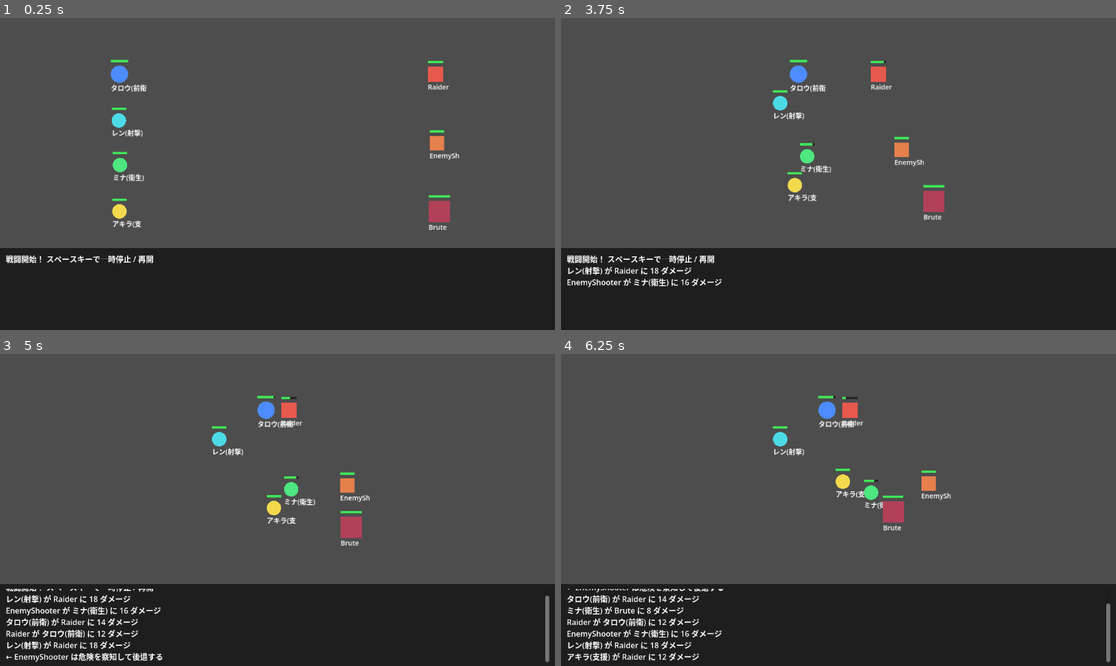
Above: before the commit, frames 1-4 (two rows, left to right).
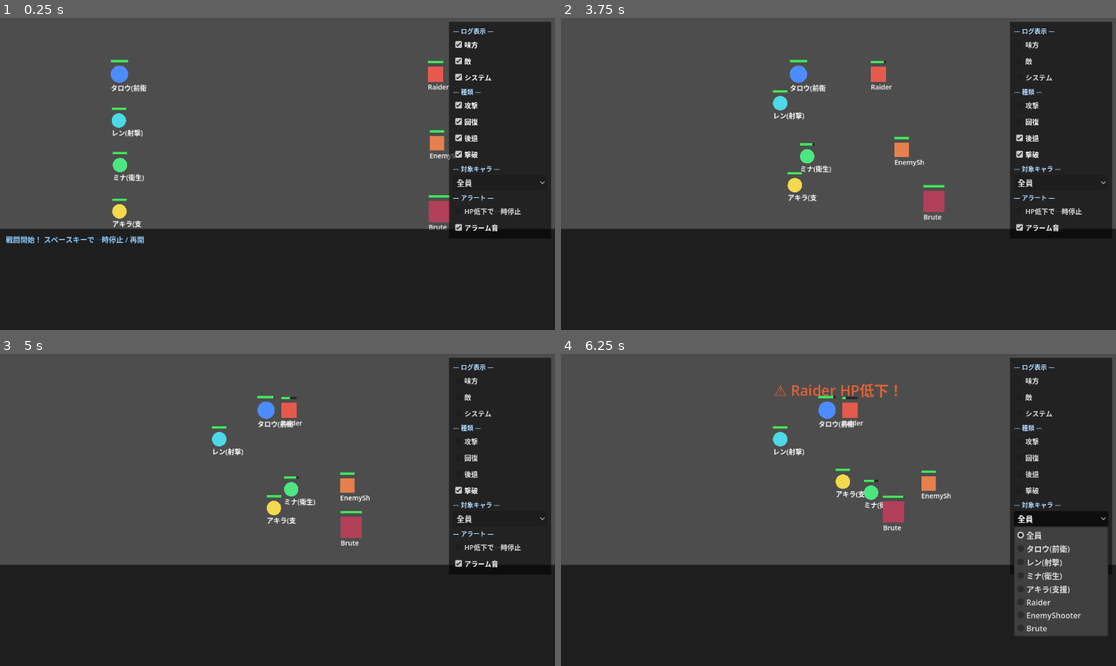
Above: after the commit, the same moments.

Repository: GGF1sh/AutoRTS-Project
Game: Godot game, scene res://Main.tscn
Two runs of this game, one before a commit and one after it. Both use one fixed random seed, a clock stepped at 60 frames per second and the inputs below.
Inputs (mouse positions are in pixels of both pictures, inside the frame that each line leads up to):
- Up to frame 1 (0.25 s): no input
- Up to frame 2 (3.75 s): click (1060, 42) at 0.5 s, where only the run after the commit has a clickable "味方"; click (1060, 61) at 1.25 s, where only the run after the commit has a clickable "敵"; click (1060, 77) at 2 s, where only the run after the commit has a clickable "システム"; click (1060, 105) at 2.75 s, where only the run after the commit has a clickable "攻撃"; click (1060, 120) at 3.5 s, where only the run after the commit has a clickable "回復"
- Up to frame 3 (5 s): click (499, 472) at 4.25 s, where only the run after the commit has a clickable "後退"
- Up to frame 4 (6.25 s): click (1060, 491) at 5 s, where only the run after the commit has a clickable "撃破"; click (1060, 519) at 5.75 s, where only the run after the commit has a clickable "全員"

The runs differ from the first frame. In frame 1, 19% of the frame differs, in the area x 0-100%, y 1-79%; in frame 2, 19%; in frame 3, 20%; in frame 4, 20%, in the area x 0-100%, y 1-99%.

Commit message:
v0.7.0: 戦闘ログ強化＆アラート機能
- ログの色分け（LOG_COLORS で編集可）、BBCode表示
- ログ表示フィルタ: 味方/敵/システム・攻撃/回復/後退/撃破・対象キャラ抜粋
- HP低下アラート: 画面警告・ビープ音（AudioStreamWAVをコード合成）・自動一時停止
- Unit.gd: team_name() とログ category/faction 付与、_check_low_hp() 通知
- docs: Phase7_LogAlert.md 追加、VERSION_HISTORY/Claudeログ更新

Diff:
--- a/Main.gd
+++ b/Main.gd
@@ -5,29 +5,64 @@
 # 戦闘全体の管理役。
 #   - 味方4体・敵3体を生成して配置する
 #   - スペースキーで一時停止 / 再開（独自フラグ方式）
-#   - 画面下に戦闘ログを表示する
+#   - 戦闘ログ（色分け・フィルタ付き）を表示する
+#   - HP低下アラート（警告表示・ビープ音・自動一時停止）
 #   - 全滅したら勝敗を表示する
 # ============================================================
 
 # 一時停止フラグ。各 Unit はこれを見て動きを止める。
 var is_paused: bool = false
 
-const MAX_LOG_LINES: int = 8
-var _log_lines: Array[String] = []
+# --- HP低下アラート設定 ---
+var low_hp_threshold: float = 0.3   # この割合を下回ると警告
+var alarm_on: bool = true           # ビープ音を鳴らすか
+var auto_pause_on_alert: bool = false  # 警告時に自動で一時停止するか
+
+# ------------------------------------------------------------
+# ★ログの色設定★ ここを書き換えれば色を自由に変えられます
+# ------------------------------------------------------------
+var LOG_COLORS: Dictionary = {
+	"attack":  Color(0.85, 0.85, 0.85),  # 攻撃 = 薄いグレー
+	"heal":    Color(0.40, 0.95, 0.55),  # 回復 = 緑
+	"retreat": Color(0.95, 0.85, 0.35),  # 後退 = 黄
+	"death":   Color(0.95, 0.45, 0.45),  # 撃破 = 赤
+	"warn":    Color(1.00, 0.55, 0.15),  # 警告 = オレンジ
+	"system":  Color(0.55, 0.80, 1.00),  # システム = 水色
+}
+
+const MAX_LOG_LINES: int = 12
+const MAX_LOG_HISTORY: int = 300
+
+# ログ1件 = { "text": String, "category": String, "faction": String }
+var _log_entries: Array = []
+
+# --- フィルタ状態 ---
+var _show_faction: Dictionary = { "ally": true, "enemy": true, "system": true }
+var _show_category: Dictionary = {
+	"attack": true, "heal": true, "retreat": true, "death": true, "system": true,
+}
+var _filter_target: String = ""  # 空 = 全員
+
 var _battle_over: bool = false
 
-# UI（_build_ui で生成）
+# UI
 var _units_node: Node2D
 var _log_label: RichTextLabel
 var _pause_label: Label
+var _alert_label: Label
 var _result_label: Label
+var _target_option: OptionButton
+
+# 音
+var _beep_player: AudioStreamPlayer
 
 
 func _ready() -> void:
 	add_to_group("main")
+	_setup_audio()
 	_build_ui()
 	_spawn_units()
-	log_message("戦闘開始！ スペースキーで一時停止 / 再開")
+	log_message("戦闘開始！ スペースキーで一時停止 / 再開", "system", "system")
 
 
 # スペースキーで一時停止トグル
@@ -40,7 +75,7 @@
 func _toggle_pause() -> void:
 	is_paused = not is_paused
 	_pause_label.visible = is_paused
-	log_message("―― 一時停止 ――" if is_paused else "―― 再開 ――")
+	log_message("―― 一時停止 ――" if is_paused else "―― 再開 ――", "system", "system")
 
 
 func _process(_delta: float) -> void:
@@ -66,18 +101,104 @@
 	_battle_over = true
 	_result_label.text = text
 	_result_label.visible = true
-	log_message("=== %s ===" % text)
-
-
-# ============================================================
-# 戦闘ログ（最新 MAX_LOG_LINES 行を画面下に表示）
-# ============================================================
-func log_message(text: String) -> void:
-	_log_lines.append(text)
-	if _log_lines.size() > MAX_LOG_LINES:
-		_log_lines.pop_front()
-	if _log_label:
-		_log_label.text = "\n".join(_log_lines)
+	log_message("=== %s ===" % text, "system", "system")
+
+
+# ============================================================
+# HP低下アラート（Unit.take_damage から呼ばれる）
+# ============================================================
+func on_low_hp(unit: Unit) -> void:
+	var pct: int = int(round(low_hp_threshold * 100.0))
+	log_message("⚠ %s のHPが%d%%を下回った" % [unit.unit_name, pct], "warn", unit.team_name())
+	_flash_alert(unit.unit_name)
+	if alarm_on:
+		_play_beep()
+	if auto_pause_on_alert and not is_paused:
+		_toggle_pause()
+
+
+func _flash_alert(unit_name: String) -> void:
+	_alert_label.text = "⚠ %s HP低下！" % unit_name
+	_alert_label.modulate.a = 1.0
+	_alert_label.visible = true
+	var tw: Tween = create_tween()
+	tw.tween_property(_alert_label, "modulate:a", 0.0, 1.8)
+	tw.tween_callback(func() -> void: _alert_label.visible = false)
+
+
+func _play_beep() -> void:
+	if _beep_player:
+		_beep_player.play()
+
+
+# ============================================================
+# 戦闘ログ
+# ============================================================
+# category: attack / heal / retreat / death / warn / system
+# faction : ally / enemy / system
+func log_message(text: String, category: String = "system", faction: String = "system") -> void:
+	_log_entries.append({ "text": text, "category": category, "faction": faction })
+	if _log_entries.size() > MAX_LOG_HISTORY:
+		_log_entries.pop_front()
+	_refresh_log()
+
+
+func _refresh_log() -> void:
+	if _log_label == null:
+		return
+	var lines: Array[String] = []
+	for e in _log_entries:
+		if not _passes_filter(e):
+			continue
+		var col: Color = LOG_COLORS.get(e["category"], Color.WHITE)
+		lines.append("[color=#%s]%s[/color]" % [col.to_html(false), e["text"]])
+	if lines.size() > MAX_LOG_LINES:
+		lines = lines.slice(lines.size() - MAX_LOG_LINES)
+	_log_label.text = "\n".join(lines)
+
+
+func _passes_filter(entry: Dictionary) -> bool:
+	# 対象キャラ抜粋
+	if _filter_target != "" and not entry["text"].contains(_filter_target):
+		return false
+	# 陣営フィルタ
+	if not _show_faction.get(entry["faction"], true):
+		return false
+	# 種類フィルタ（warn は「システム」に含めて扱う）
+	var key: String = entry["category"]
+	if key == "warn":
+		key = "system"
+	if not _show_category.get(key, true):
+		return false
+	return true
+
+
+# ============================================================
+# 音（外部ファイル不要。短いビープをコードで合成）
+# ============================================================
+func _setup_audio() -> void:
+	_beep_player = AudioStreamPlayer.new()
+	_beep_player.stream = _make_beep(880.0, 0.18, 0.5)
+	add_child(_beep_player)
+
+
+func _make_beep(freq: float, secs: float, volume: float) -> AudioStreamWAV:
+	var rate: int = 22050
+	var count: int = int(rate * secs)
+	var data: PackedByteArray = PackedByteArray()
+	data.resize(count * 2)  # 16bit モノラル
+	for i in count:
+		var t: float = float(i) / float(rate)
+		var env: float = 1.0 - (float(i) / float(count))  # だんだん小さく
+		var s: float = sin(TAU * freq * t) * volume * env
+		var v: int = int(clamp(s, -1.0, 1.0) * 32767.0)
+		data.encode_s16(i * 2, v)
+	var wav: AudioStreamWAV = AudioStreamWAV.new()
+	wav.format = AudioStreamWAV.FORMAT_16_BITS
+	wav.mix_rate = rate
+	wav.stereo = false
+	wav.data = data
+	return wav
 
 
 # ============================================================
@@ -166,9 +287,13 @@
 
 		_units_node.add_child(u)
 
-
-# ============================================================
-# UI（コードで生成。シーンを手で組まなくても動く）
+		# フィルタの「対象キャラ」候補に追加
+		if _target_option:
+			_target_option.add_item(u.unit_name)
+
+
+# ============================================================
+# UI（コードで生成）
 # ============================================================
 func _build_ui() -> void:
 	var layer: CanvasLayer = CanvasLayer.new()
@@ -178,23 +303,26 @@
 	var log_bg: ColorRect = ColorRect.new()
 	log_bg.color = Color(0.0, 0.0, 0.0, 0.6)
 	log_bg.set_anchors_preset(Control.PRESET_BOTTOM_WIDE)
-	log_bg.offset_top = -170.0
+	log_bg.offset_top = -210.0
 	log_bg.offset_bottom = 0.0
 	log_bg.mouse_filter = Control.MOUSE_FILTER_IGNORE
 	layer.add_child(log_bg)
 
-	# 戦闘ログ本体
+	# 戦闘ログ本体（色分けのため BBCode を有効化）
 	_log_label = RichTextLabel.new()
+	_log_label.bbcode_enabled = true
+	_log_label.scroll_following = true
 	_log_label.set_anchors_preset(Control.PRESET_BOTTOM_WIDE)
-	_log_label.offset_top = -160.0
+	_log_label.offset_top = -200.0
 	_log_label.offset_bottom = -8.0
 	_log_label.offset_left = 12.0
 	_log_label.offset_right = -12.0
-	_log_label.scroll_following = true
-	_log_label.add_theme_font_size_override("normal_font_size", 16)
+	_log_label.add_theme_font_size_override("normal_font_size", 15)
 	layer.add_child(_log_label)
 
-	# 「PAUSED」表示（一時停止中だけ表示）
+	_build_filter_panel(layer)
+
+	# 「PAUSED」表示
 	_pause_label = Label.new()
 	_pause_label.text = "● PAUSED （スペースで再開）"
 	_pause_label.set_anchors_preset(Control.PRESET_TOP_WIDE)
@@ -206,7 +334,18 @@
 	_pause_label.visible = false
 	layer.add_child(_pause_label)
 
-	# 勝敗の結果表示（最後だけ表示）
+	# HP低下アラート表示（一瞬光って消える）
+	_alert_label = Label.new()
+	_alert_label.set_anchors_preset(Control.PRESET_TOP_WIDE)
+	_alert_label.offset_top = 52.0
+	_alert_label.offset_bottom = 92.0
+	_alert_label.horizontal_alignment = HORIZONTAL_ALIGNMENT_CENTER
+	_alert_label.add_theme_font_size_override("font_size", 30)
+	_alert_label.add_theme_color_override("font_color", Color(1.0, 0.4, 0.2))
+	_alert_label.visible = false
+	layer.add_child(_alert_label)
+
+	# 勝敗の結果表示
 	_result_label = Label.new()
 	_result_label.set_anchors_preset(Control.PRESET_FULL_RECT)
 	_result_label.horizontal_alignment = HORIZONTAL_ALIGNMENT_CENTER
@@ -215,3 +354,89 @@
 	_result_label.add_theme_color_override("font_color", Color(1.0, 1.0, 1.0))
 	_result_label.visible = false
 	layer.add_child(_result_label)
+
+
+# 右上のログ表示切替パネル
+func _build_filter_panel(layer: CanvasLayer) -> void:
+	var panel: PanelContainer = PanelContainer.new()
+	panel.set_anchors_preset(Control.PRESET_TOP_RIGHT)
+	panel.offset_left = -220.0
+	panel.offset_right = -8.0
+	panel.offset_top = 8.0
+	panel.offset_bottom = 430.0
+
+	var sb: StyleBoxFlat = StyleBoxFlat.new()
+	sb.bg_color = Color(0.0, 0.0, 0.0, 0.55)
+	sb.set_content_margin_all(8.0)
+	panel.add_theme_stylebox_override("panel", sb)
+	layer.add_child(panel)
+
+	var box: VBoxContainer = VBoxContainer.new()
+	panel.add_child(box)
+
+	box.add_child(_make_header("― ログ表示 ―"))
+	box.add_child(_make_check("味方", true, _on_faction_toggled.bind("ally")))
+	box.add_child(_make_check("敵", true, _on_faction_toggled.bind("enemy")))
+	box.add_child(_make_check("システム", true, _on_faction_toggled.bind("system")))
+
+	box.add_child(_make_header("― 種類 ―"))
+	box.add_child(_make_check("攻撃", true, _on_category_toggled.bind("attack")))
+	box.add_child(_make_check("回復", true, _on_category_toggled.bind("heal")))
+	box.add_child(_make_check("後退", true, _on_category_toggled.bind("retreat")))
+	box.add_child(_make_check("撃破", true, _on_category_toggled.bind("death")))
+
+	box.add_child(_make_header("― 対象キャラ ―"))
+	_target_option = OptionButton.new()
+	_target_option.focus_mode = Control.FOCUS_NONE
+	_target_option.add_item("全員")  # index 0
+	_target_option.item_selected.connect(_on_target_selected)
+	box.add_child(_target_option)
+
+	box.add_child(_make_header("― アラート ―"))
+	box.add_child(_make_check("HP低下で一時停止", false, _on_autopause_toggled))
+	box.add_child(_make_check("アラーム音", true, _on_alarm_toggled))
+
+
+# CheckBox から呼ばれるハンドラ群（bind で陣営/種類のキーを渡す）
+func _on_faction_toggled(pressed: bool, key: String) -> void:
+	_show_faction[key] = pressed
+	_refresh_log()
+
+
+func _on_category_toggled(pressed: bool, key: String) -> void:
+	_show_category[key] = pressed
+	_refresh_log()
+
+
+func _on_autopause_toggled(pressed: bool) -> void:
+	auto_pause_on_alert = pressed
+
+
+func _on_alarm_toggled(pressed: bool) -> void:
+	alarm_on = pressed
+
+
+func _make_header(text: String) -> Label:
+	var l: Label = Label.new()
+	l.text = text
+	l.add_theme_font_size_override("font_size", 13)
+	l.add_theme_color_override("font_color", Color(0.7, 0.85, 1.0))
+	return l
+
+
+func _make_check(text: String, pressed: bool, callback: Callable) -> CheckBox:
+	var c: CheckBox = CheckBox.new()
+	c.text = text
+	c.button_pressed = pressed
+	c.focus_mode = Control.FOCUS_NONE  # スペースキーを奪わせない
+	c.add_theme_font_size_override("font_size", 14)
+	c.toggled.connect(callback)
+	return c
+
+
+func _on_target_selected(index: int) -> void:
+	if index == 0:
+		_filter_target = ""
+	else:
+		_filter_target = _target_option.get_item_text(index)
+	_refresh_log()
--- a/Unit.gd
+++ b/Unit.gd
@@ -36,7 +36,13 @@
 var _cooldown_timer: float = 0.0  # 0 以下なら攻撃／回復可能
 var _dead: bool = false
 var _last_action: String = ""     # 直前の行動ラベル（ログの重複防止）
+var _low_hp_warned: bool = false  # HP低下アラートを既に出したか
 var battle: Node = null           # Main への参照（ログ出力・一時停止判定に使う）
+
+
+# 陣営名（ログのフィルタ用）
+func team_name() -> String:
+	return "ally" if team == Team.ALLY else "enemy"
 
 
 # 辞書からステータスを設定する。Main 側から呼ぶ。
@@ -247,10 +253,13 @@
 		return
 	hp -= amount
 	if battle:
-		battle.log_message("%s が %s に %d ダメージ" % [source.unit_name, unit_name, amount])
+		battle.log_message("%s が %s に %d ダメージ" % [source.unit_name, unit_name, amount],
+			"attack", source.team_name())
 	if hp <= 0:
 		hp = 0
 		_die()
+	else:
+		_check_low_hp()
 	queue_redraw()
 
 
@@ -260,8 +269,23 @@
 	var before: int = hp
 	hp = min(max_hp, hp + amount)
 	if battle and hp > before:
-		battle.log_message("✚ %s が %s を %d 回復" % [source.unit_name, unit_name, hp - before])
+		battle.log_message("✚ %s が %s を %d 回復" % [source.unit_name, unit_name, hp - before],
+			"heal", source.team_name())
+	_check_low_hp()  # 回復でしきい値を上回ったら警告フラグを戻す
 	queue_redraw()
+
+
+# HPがしきい値を下回った瞬間だけ Main にアラートを通知する
+func _check_low_hp() -> void:
+	if battle == null:
+		return
+	var ratio: float = float(hp) / float(max_hp)
+	if ratio < battle.low_hp_threshold:
+		if not _low_hp_warned:
+			_low_hp_warned = true
+			battle.on_low_hp(self)
+	else:
+		_low_hp_warned = false
 
 
 func _die() -> void:
@@ -269,7 +293,7 @@
 	remove_from_group("ally")
 	remove_from_group("enemy")
 	if battle:
-		battle.log_message("☠ %s は倒れた" % unit_name)
+		battle.log_message("☠ %s は倒れた" % unit_name, "death", team_name())
 	queue_redraw()
 
 
@@ -291,9 +315,11 @@
 		return
 	match label:
 		"後退":
-			battle.log_message("← %s は危険を察知して後退する" % unit_name)
+			battle.log_message("← %s は危険を察知して後退する" % unit_name,
+				"retreat", team_name())
 		"回復", "接近(回復)":
-			battle.log_message("%s は負傷した味方を助けに向かう" % unit_name)
+			battle.log_message("%s は負傷した味方を助けに向かう" % unit_name,
+				"heal", team_name())
 
 
 # ============================================================
Not shown, changed: docs/VERSION_HISTORY.md
Not shown, changed: docs/ai-log/Claude.md
Not shown, added: docs/phases/Phase7_LogAlert.md
